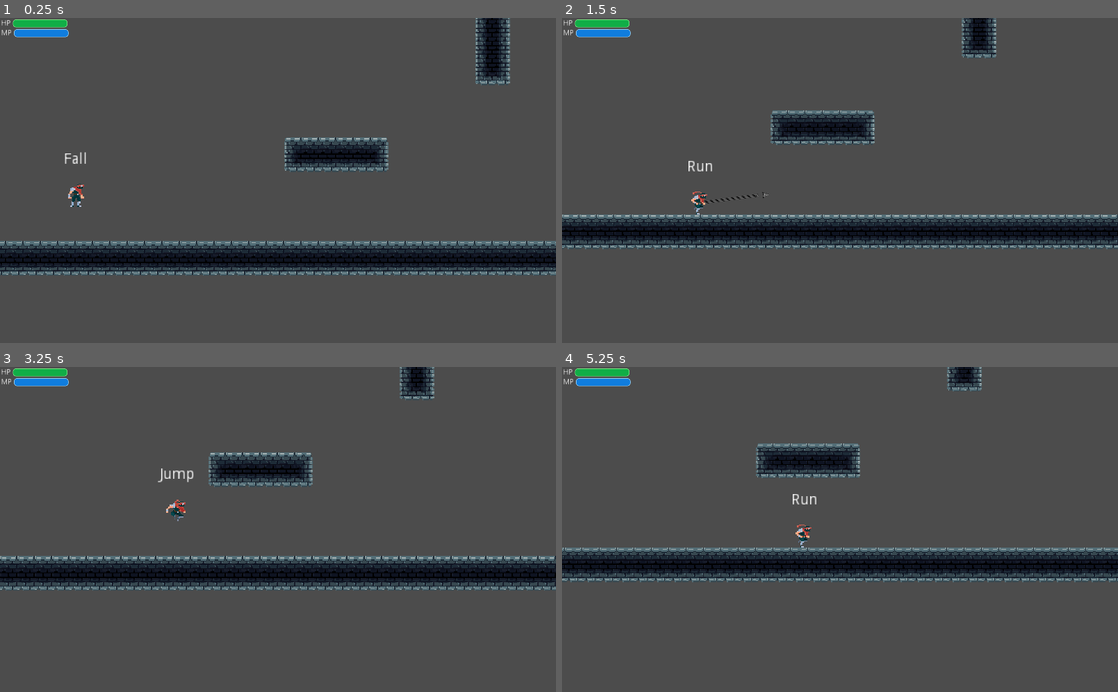
Above: before the commit, frames 1-4 (two rows, left to right).
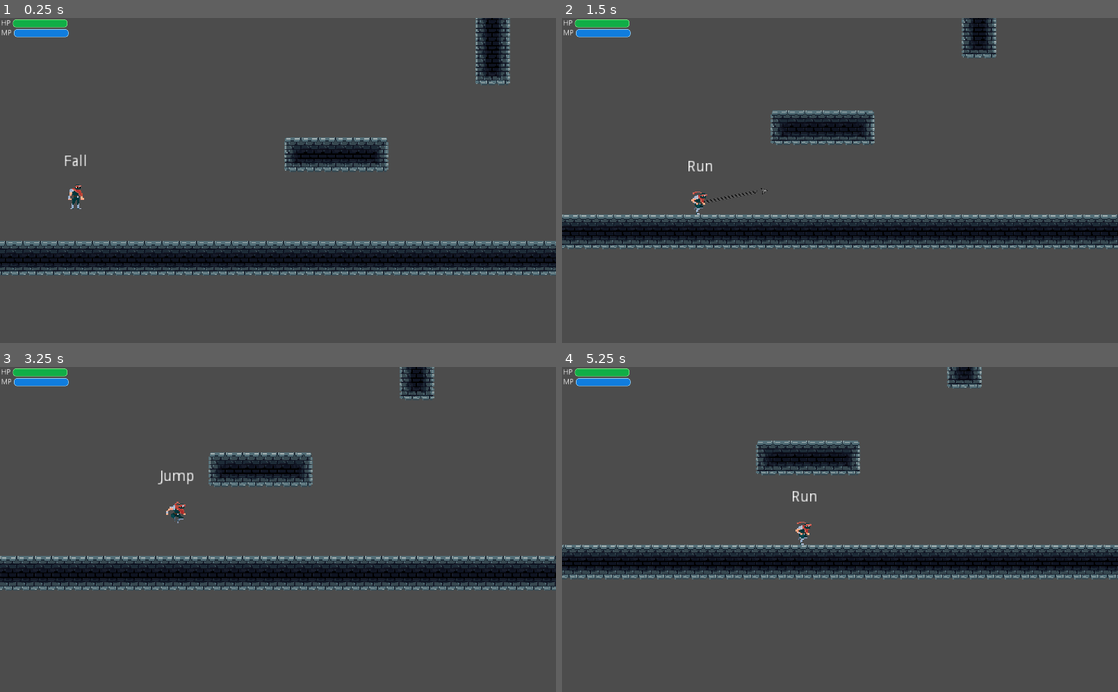
Above: after the commit, the same moments.

Repository: just-fun-f5/sticky_situation
Game: Godot game, scene res://src/Main/DEBBUG_PRISONER.tscn
Two runs of this game, one before a commit and one after it. Both use one fixed random seed, a clock stepped at 60 frames per second and the inputs below. This scene is started directly instead of the project's main scene.
Inputs (mouse positions are in pixels of both pictures, inside the frame that each line leads up to):
- Up to frame 1 (0.25 s): no input
- Up to frame 2 (1.5 s): tap Enter (ui_accept) at 0.5 s; move the mouse to (962, 164) at 0.52 s; hold D (move_right) from 0.53 s (still down); click (962, 164) at 0.6 s; tap W (jump) at 0.77 s; move the mouse to (728, 196) at 1.27 s; right-click (728, 196) at 1.35 s; click (728, 196) at 1.42 s
- Up to frame 3 (3.25 s): tap W (jump) at 1.52, 3.02 s; move the mouse to (333, 458) at 2.02 s; release D (move_right) at 2.03 s; hold A (move_left) 2.03-2.78 s; click (333, 458) at 2.1 s; move the mouse to (250, 594) at 2.77 s; hold D (move_right) from 2.78 s (still down); right-click (250, 594) at 2.85 s; click (250, 594) at 2.92 s
- Up to frame 4 (5.25 s): move the mouse to (1006, 578) at 3.52 s; click (1006, 578) at 3.6 s; tap W (jump) at 3.77, 4.52 s; move the mouse to (673, 480) at 4.27 s; release D (move_right) at 4.28 s; hold A (move_left) 4.28-5.03 s; right-click (673, 480) at 4.35 s; click (673, 480) at 4.42 s; move the mouse to (867, 529) at 5.02 s; hold D (move_right) from 5.03 s (still down); click (867, 529) at 5.1 s

The runs differ from the first frame. In frame 1, 0.1% of the frame differs, in the area x 11-16%, y 41-59%; in frame 2, 0.1%; in frame 3, 0.2%; in frame 4, 9.0%, in the area x 0-100%, y 0-67%.

Commit message:
Back al original

Diff:
--- a/Sticky_Situation_GODOT/src/Actors/Prisoner/Chain.gd
+++ b/Sticky_Situation_GODOT/src/Actors/Prisoner/Chain.gd
@@ -2,7 +2,6 @@
 This script controls the chain.
 """
 extends Node2D
-onready var PFSM = $"../PrisonerFSM"
 onready var parent = get_parent()
 onready var links = $Links		# A slightly easier reference to the links
 var direction := Vector2(0,0)	# The direction in which the chain was shot
@@ -18,10 +17,6 @@
 var flying = false	# Whether the chain is moving through the air
 var hooked = false	# Whether the chain has connected to a wall
 var time = 0
-
-func _ready():
-	pass
-
 # shoot() shoots the chain in a given direction
 func shoot(dir: Vector2) -> void:
 	direction = dir.normalized()	# Normalize the direction and save it
@@ -32,7 +27,6 @@
 func release() -> void:
 	flying = false	# Not flying anymore
 	hooked = false	# Not attached anymore
-	PFSM.HOOKED_STATE(false)
 
 # Every graphics frame we update the visuals
 func _process(_delta: float) -> void:
@@ -54,19 +48,16 @@
 	$Tip.global_position = tip	# The player might have moved and thus updated the position of the tip -> reset it
 	if flying:
 		# `if move_and_collide()` always moves, but returns true if we did collide
-		PFSM.HOOK_STATE(true)
 		var collision = $Tip.move_and_collide(direction * SPEED * delta * 50)
 		if collision:
-			PFSM.HOOK_STATE(false)
 			var tile_pos = collision.collider.world_to_map(collision.position - collision.normal)
 #			tile_pos -= collision.normal
 			var tile = collision.collider.get_cellv(tile_pos)
 #			if tile == 0:
 			print(tile)
 #		devolver
-			if tile == 1 or tile == 0:
+			if tile == 1:
 				hooked = true	# Got something!
-				PFSM.HOOKED_STATE(true)
 				flying = false	# Not flying anymore
 #				print(collision.collider_id)
 			else:
--- a/Sticky_Situation_GODOT/src/Actors/Prisoner/Prisoner s.gd
+++ b/Sticky_Situation_GODOT/src/Actors/Prisoner/Prisoner s.gd
@@ -1,3 +1,4 @@
+#extends Entity
 extends KinematicBody2D
 
 const UP = Vector2.UP
--- a/Sticky_Situation_GODOT/src/Actors/Prisoner/Prisoner s.tscn
+++ b/Sticky_Situation_GODOT/src/Actors/Prisoner/Prisoner s.tscn
@@ -23,7 +23,7 @@
 [node name="AnimatedSprite2" parent="SlimeNode" instance=ExtResource( 4 )]
 position = Vector2( 0.256, -9 )
 scale = Vector2( 1.03934, 0.809918 )
-frame = 7
+frame = 1
 
 [node name="CollisionShape2D" type="CollisionShape2D" parent="."]
 shape = SubResource( 1 )
--- a/Sticky_Situation_GODOT/src/Actors/Prisoner/PrisonerFSM.gd
+++ b/Sticky_Situation_GODOT/src/Actors/Prisoner/PrisonerFSM.gd
@@ -2,8 +2,6 @@
 
 # Var error
 export var epsilon = 17
-var HOOKED = false
-var HOOK = false
 
 #Declare states
 func _ready():
@@ -11,16 +9,8 @@
 	add_state("run")
 	add_state("jump")
 	add_state("fall")
-	add_state("hook")
-	add_state("hooked")
 #	add_state("wall_slide")
 	call_deferred("set_state", states.idle)
-
-# Functions for HOOOK & HOOKED
-func HOOK_STATE(state):
-	HOOK = state
-func HOOKED_STATE(state):
-	HOOKED = state
 
 #Jump input
 func _input(event):
@@ -52,9 +42,8 @@
 func _state_logic(delta):
 	parent._update_move_direction()
 	parent._handle_move_input() # Calcular la vel hor
+	parent._apply_gravity(delta)
 	parent._apply_movement()
-	if not HOOKED:
-		parent._apply_gravity(delta)
 
 #Transition conditions
 func _get_transition(delta):
--- /dev/null
+++ b/Sticky_Situation_GODOT/src/Actors/Slime/Slime2Animation.tscn
@@ -0,0 +1,172 @@
+[gd_scene load_steps=11 format=2]
+
+[ext_resource path="res://assets/art/actors/Slime/slime_frames_p3.png" type="Texture" id=1]
+
+[sub_resource type="Animation" id=1]
+resource_name = "Eat"
+length = 0.72
+step = 0.12
+tracks/0/type = "value"
+tracks/0/path = NodePath("slime2:frame")
+tracks/0/interp = 1
+tracks/0/loop_wrap = true
+tracks/0/imported = false
+tracks/0/enabled = true
+tracks/0/keys = {
+"times": PoolRealArray( 0, 0.12, 0.24, 0.36, 0.48, 0.6 ),
+"transitions": PoolRealArray( 1, 1, 1, 1, 1, 1 ),
+"update": 1,
+"values": [ 42, 43, 44, 45, 46, 47 ]
+}
+
+[sub_resource type="Animation" id=2]
+resource_name = "Explode"
+length = 1.1
+tracks/0/type = "value"
+tracks/0/path = NodePath("slime2:frame")
+tracks/0/interp = 1
+tracks/0/loop_wrap = true
+tracks/0/imported = false
+tracks/0/enabled = true
+tracks/0/keys = {
+"times": PoolRealArray( 0, 0.1, 0.2, 0.3, 0.4, 0.6, 0.8, 1 ),
+"transitions": PoolRealArray( 1, 1, 1, 1, 1, 1, 1, 1 ),
+"update": 1,
+"values": [ 36, 37, 38, 37, 39, 40, 41, 42 ]
+}
+
+[sub_resource type="Animation" id=3]
+loop = true
+tracks/0/type = "value"
+tracks/0/path = NodePath("slime2:frame_coords")
+tracks/0/interp = 1
+tracks/0/loop_wrap = true
+tracks/0/imported = false
+tracks/0/enabled = true
+tracks/0/keys = {
+"times": PoolRealArray( 0 ),
+"transitions": PoolRealArray( 1 ),
+"update": 0,
+"values": [ Vector2( 3, 2 ) ]
+}
+
+[sub_resource type="Animation" id=4]
+resource_name = "Fat_Run"
+length = 0.75
+loop = true
+step = 0.15
+tracks/0/type = "value"
+tracks/0/path = NodePath("slime2:frame")
+tracks/0/interp = 1
+tracks/0/loop_wrap = false
+tracks/0/imported = false
+tracks/0/enabled = true
+tracks/0/keys = {
+"times": PoolRealArray( 0, 0.15, 0.3, 0.45, 0.6 ),
+"transitions": PoolRealArray( 1, 1, 1, 1, 1 ),
+"update": 0,
+"values": [ 48, 49, 50, 51, 52 ]
+}
+
+[sub_resource type="Animation" id=5]
+length = 0.75
+loop = true
+step = 0.15
+tracks/0/type = "value"
+tracks/0/path = NodePath("slime2:frame")
+tracks/0/interp = 1
+tracks/0/loop_wrap = true
+tracks/0/imported = false
+tracks/0/enabled = true
+tracks/0/keys = {
+"times": PoolRealArray( 0, 0.15, 0.3, 0.45, 0.6 ),
+"transitions": PoolRealArray( 1, 1, 1, 1, 1 ),
+"update": 1,
+"values": [ 18, 20, 19, 20, 21 ]
+}
+
+[sub_resource type="Animation" id=6]
+loop = true
+tracks/0/type = "value"
+tracks/0/path = NodePath("slime2:frame_coords")
+tracks/0/interp = 1
+tracks/0/loop_wrap = true
+tracks/0/imported = false
+tracks/0/enabled = true
+tracks/0/keys = {
+"times": PoolRealArray( 0, 0.1, 0.3, 0.8 ),
+"transitions": PoolRealArray( 1, 1, 1, 1 ),
+"update": 0,
+"values": [ Vector2( 0, 2 ), Vector2( 2, 2 ), Vector2( 3, 2 ), Vector2( 3, 2 ) ]
+}
+
+[sub_resource type="Animation" id=7]
+length = 0.9
+loop = true
+step = 0.15
+tracks/0/type = "value"
+tracks/0/path = NodePath("slime2:frame")
+tracks/0/interp = 1
+tracks/0/loop_wrap = false
+tracks/0/imported = false
+tracks/0/enabled = true
+tracks/0/keys = {
+"times": PoolRealArray( 0, 0.15, 0.3, 0.45, 0.6, 0.75 ),
+"transitions": PoolRealArray( 1, 1, 1, 1, 1, 1 ),
+"update": 1,
+"values": [ 6, 7, 8, 7, 9, 10 ]
+}
+
+[sub_resource type="Animation" id=8]
+length = 0.72
+loop = true
+step = 0.12
+tracks/0/type = "value"
+tracks/0/path = NodePath("slime2:frame")
+tracks/0/interp = 1
+tracks/0/loop_wrap = true
+tracks/0/imported = false
+tracks/0/enabled = true
+tracks/0/keys = {
+"times": PoolRealArray( 0, 0.12, 0.24, 0.36, 0.48, 0.6 ),
+"transitions": PoolRealArray( 1, 1, 1, 1, 1, 1 ),
+"update": 1,
+"values": [ 6, 7, 8, 7, 9, 10 ]
+}
+
+[sub_resource type="Animation" id=9]
+length = 0.6
+loop = true
+step = 0.12
+tracks/0/type = "value"
+tracks/0/path = NodePath("slime2:frame")
+tracks/0/interp = 1
+tracks/0/loop_wrap = true
+tracks/0/imported = false
+tracks/0/enabled = true
+tracks/0/keys = {
+"times": PoolRealArray( 0, 0.12, 0.24, 0.36, 0.48 ),
+"transitions": PoolRealArray( 1, 1, 1, 1, 1 ),
+"update": 1,
+"values": [ 24, 25, 26, 25, 24 ]
+}
+
+[node name="Slime2Animation" type="Node2D"]
+
+[node name="slime2" type="Sprite" parent="."]
+position = Vector2( -0.264862, 0 )
+texture = ExtResource( 1 )
+hframes = 6
+vframes = 9
+frame = 39
+
+[node name="AnimationPlayer2" type="AnimationPlayer" parent="."]
+anims/Eat = SubResource( 1 )
+anims/Explode = SubResource( 2 )
+anims/Fall = SubResource( 3 )
+anims/Fat_Run = SubResource( 4 )
+anims/Idle = SubResource( 5 )
+anims/Jump = SubResource( 6 )
+anims/Move = SubResource( 7 )
+anims/run = SubResource( 8 )
+anims/wall_slide = SubResource( 9 )
